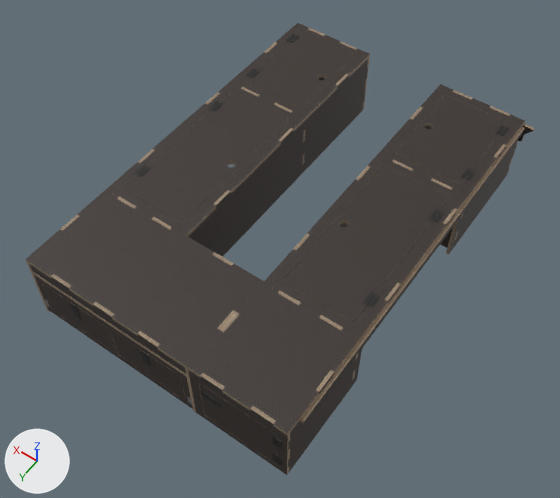
One commit to the glTF model layouts/assets/blender/lounge-bed-hexa.glb: the scene before it, then after it.
One viewpoint serves both versions: a 50 mm camera at (-1.29, 0.95, 2.86) aimed at (-0.03, -0.81, 0.09). Arrows for +X, +Y and +Z are at lower left; the lights stay in place. The first picture is the older version. Where no turn or scale is listed for an object, it has been applied to the vertices.

The older version as bpy lines, for what is in view:
```python
ob_ボディ44__1__1 = bpy.data.objects.new('ボディ44 (1)_1', me_扉__2__016)
ob_ボディ44__1__1.location = (0.423, -1.625, 0.359)
ob_ボディ45__1__1 = bpy.data.objects.new('ボディ45 (1)_1', me_扉__2__018)
ob_ボディ45__1__1.location = (-0.423, -0.9, 0.359)
ob_ボディ46__1__1 = bpy.data.objects.new('ボディ46 (1)_1', me_扉__2__020)
ob_ボディ46__1__1.location = (0.423, -0.9, 0.359)
ob_ボディ47__1__1 = bpy.data.objects.new('ボディ47 (1)_1', me_扉__2__022)
ob_ボディ47__1__1.location = (-0.423, -1.625, 0.359)
ob_ボディ48__1__0 = bpy.data.objects.new('ボディ48 (1)_0', me_扉__2__023)
ob_ボディ48__1__0.location = (-0.423, -0.96, 0.359)
ob_ボディ48__1__1 = bpy.data.objects.new('ボディ48 (1)_1', me_扉__2__024)
ob_ボディ48__1__1.location = (-0.423, -0.96, 0.359)
ob_ボディ49__1__1 = bpy.data.objects.new('ボディ49 (1)_1', me_扉__2__026)
ob_ボディ49__1__1.location = (0.223, -0.96, 0.359)
# also in view: 'ボディ30 (1)_1' at (0.03, -0.01, 0.14); 'ボディ29 (1)_1' at (0.41, -0.01, 0.14); 'ボディ32 (1)_1' at (0.22, -0.01, 0.14); 'ボディ146_1' at (-0.42, -0.01, 0.18); 'ボディ151_1' at (0.21, -1.19, 0.18)
```
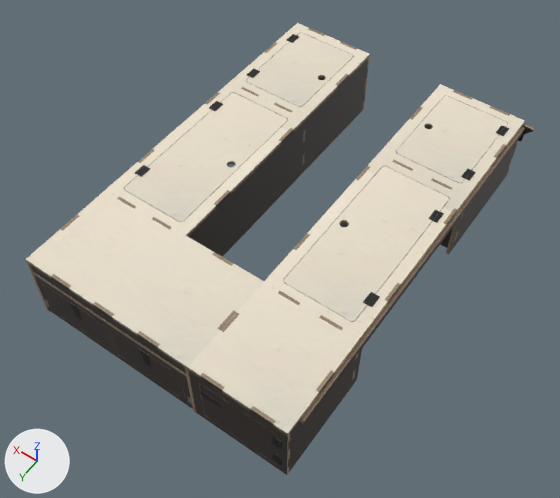
Changed parts and their boxes [x1, y1, x2, y2] in the pictures (560 x 498 px):
'ボディ49 (1)_1', recoloured (grey to white)
    both: [26, 23, 369, 367]
'ボディ48 (1)_1', recoloured (grey to white)
    both: [188, 84, 525, 433]
'ボディ45 (1)_1', recoloured (grey to white)
    both: [284, 166, 449, 321]
'ボディ46 (1)_1', recoloured (grey to white)
    both: [124, 93, 287, 222]
'ボディ47 (1)_1', recoloured (grey to white)
    both: [396, 96, 507, 183]
'ボディ44 (1)_1', recoloured (grey to white)
    both: [246, 33, 353, 107]

Patch to the scene script:
```diff
--- a/layouts/assets/blender/lounge-bed-hexa.glb.py
+++ b/layouts/assets/blender/lounge-bed-hexa.glb.py
@@ mat_plywood_face___ao_constant___1___color_____ffffff____metalness___0___repeat___true___roughness___0_45__face_raw_png @@
+mat_plywood_face___ao_constant___1___color_____ffffff____metalness___0___repeat___true___roughness___0_45__face_raw_png = principled_material('plywood-face:{"ao_constant": 1, "color": "#ffffff", "metalness": 0, "repeat": true, "roughness": 0.45}:face-raw.png')
+mat_plywood_face___ao_constant___1___color_____ffffff____metalness___0___repeat___true___roughness___0_45__face_raw_png.texture = img_face_raw
+mat_plywood_face___ao_constant___1___color_____ffffff____metalness___0___repeat___true___roughness___0_45__face_raw_png.roughness = 0.45
@@ me_扉__2__016 @@
 me_扉__2__016.from_pydata(...)  # 192 vertices, 204 faces; spans x -0.165..0.165, y -0.238..0.238, z -0.009..0.009
-me_扉__2__016.materials.append(mat_plywood_face___color_____ffffff____metalness___0___repeat___true___roughness___0_6__hexa_studio_png)  # picture img_hexa_studio
+me_扉__2__016.materials.append(mat_plywood_face___ao_constant___1___color_____ffffff____metalness___0___repeat___true___roughness___0_45__face_raw_png)  # picture img_face_raw
@@ me_扉__2__018 @@
 me_扉__2__018.from_pydata(...)  # 192 vertices, 204 faces; spans x -0.166..0.166, y -0.388..0.388, z -0.009..0.009
-me_扉__2__018.materials.append(mat_plywood_face___color_____ffffff____metalness___0___repeat___true___roughness___0_6__hexa_studio_png)  # picture img_hexa_studio
+me_扉__2__018.materials.append(mat_plywood_face___ao_constant___1___color_____ffffff____metalness___0___repeat___true___roughness___0_45__face_raw_png)  # picture img_face_raw
@@ me_扉__2__020 @@
 me_扉__2__020.from_pydata(...)  # 192 vertices, 204 faces; spans x -0.166..0.166, y -0.388..0.388, z -0.009..0.009
-me_扉__2__020.materials.append(mat_plywood_face___color_____ffffff____metalness___0___repeat___true___roughness___0_6__hexa_studio_png)  # picture img_hexa_studio
+me_扉__2__020.materials.append(mat_plywood_face___ao_constant___1___color_____ffffff____metalness___0___repeat___true___roughness___0_45__face_raw_png)  # picture img_face_raw
@@ me_扉__2__022 @@
 me_扉__2__022.from_pydata(...)  # 192 vertices, 204 faces; spans x -0.165..0.165, y -0.238..0.238, z -0.009..0.009
-me_扉__2__022.materials.append(mat_plywood_face___color_____ffffff____metalness___0___repeat___true___roughness___0_6__hexa_studio_png)  # picture img_hexa_studio
+me_扉__2__022.materials.append(mat_plywood_face___ao_constant___1___color_____ffffff____metalness___0___repeat___true___roughness___0_45__face_raw_png)  # picture img_face_raw
@@ me_扉__2__024 @@
 me_扉__2__024.from_pydata(...)  # 712 vertices, 852 faces; spans x -0.22..0.22, y -0.96..0.96, z -0.01..0.01
-me_扉__2__024.materials.append(mat_plywood_face___color_____ffffff____metalness___0___repeat___true___roughness___0_6__hexa_studio_png)  # picture img_hexa_studio
+me_扉__2__024.materials.append(mat_plywood_face___ao_constant___1___color_____ffffff____metalness___0___repeat___true___roughness___0_45__face_raw_png)  # picture img_face_raw
@@ me_扉__2__026 @@
 me_扉__2__026.from_pydata(...)  # 762 vertices, 914 faces; spans x -0.42..0.42, y -0.96..0.96, z -0.01..0.01
-me_扉__2__026.materials.append(mat_plywood_face___color_____ffffff____metalness___0___repeat___true___roughness___0_6__hexa_studio_png)  # picture img_hexa_studio
+me_扉__2__026.materials.append(mat_plywood_face___ao_constant___1___color_____ffffff____metalness___0___repeat___true___roughness___0_45__face_raw_png)  # picture img_face_raw
```
